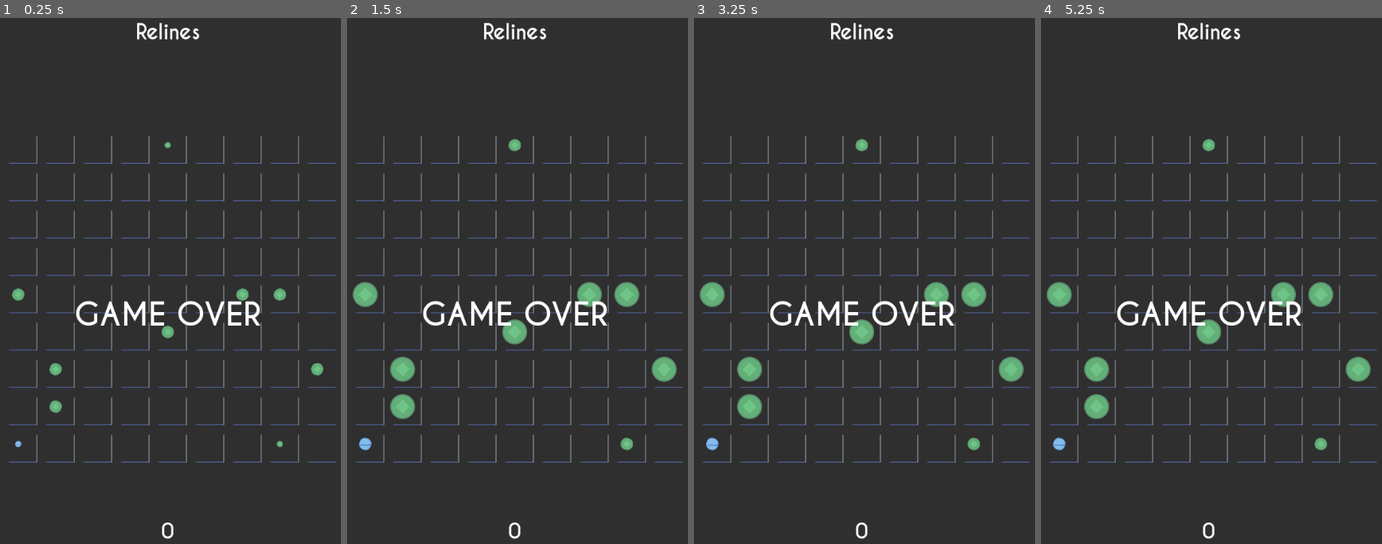
Above: before the commit, frames 1-4 (left to right).
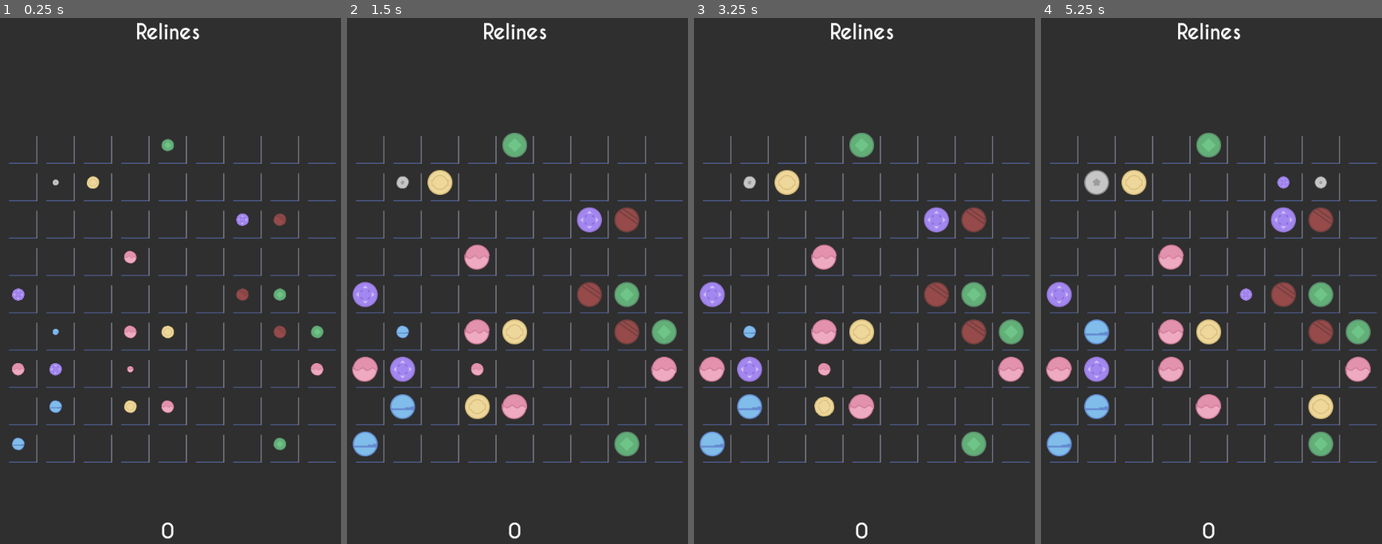
Above: after the commit, the same moments.

Repository: hangduykhiem/Simpline
Game: Godot game, scene res://GameBoard.tscn
Same seed, same stepped clock (60 frames per second), same inputs: the game is played once before the commit and once after it.
Inputs (mouse positions are in pixels of both pictures, inside the frame that each line leads up to):
- Up to frame 1 (0.25 s): no input
- Up to frame 2 (1.5 s): move the mouse to (595, 265) at 0.52 s; click (595, 265) at 0.67 s; tap Enter at 1.25 s; move the mouse to (439, 328) at 1.27 s; click (439, 328) at 1.42 s
- Up to frame 3 (3.25 s): tap Space at 2 s; move the mouse to (898, 154) at 2.02 s; click (898, 154) at 2.17 s; tap Enter at 2.75 s; move the mouse to (844, 423) at 2.77 s; click (844, 423) at 2.92 s
- Up to frame 4 (5.25 s): move the mouse to (1320, 391) at 3.52 s; click (1320, 391) at 3.67 s; move the mouse to (1095, 196) at 4.27 s; click (1095, 196) at 4.42 s; tap Space at 5 s; move the mouse to (1228, 296) at 5.02 s; click (1228, 296) at 5.17 s

The runs differ from the first frame. In frame 1, 2.4% of the frame differs, in the area x 3-95%, y 23-83%; in frame 2, 6.4%; in frame 3, 6.3%; in frame 4, 7.3%, in the area x 1-97%, y 21-84%.

Commit message:
Finish refactor + game over + bug fix

Diff:
--- a/GameBoard.gd
+++ b/GameBoard.gd
@@ -27,14 +27,21 @@
 var _score = 0
 var _all_balls = {}
 var _next_balls = {}
+var _ball_to_remove = []
+var _cur_delay = 0
 
 func _ready():
     _rng.randomize()
     _gl.grid_size = GRID_NUMBER
     _gl.connect("balls_appear", self, "_animate_balls_appearing")
     _gl.connect("ball_moved", self, "_animate_balls_movement")
-    _gl.connect("ball_moved_cleared", self, "_animate_clear_movement")
+    _gl.connect("lines_matched", self, "_animate_lines_clear")
+    _gl.connect("next_balls_growth", self, "_animate_next_balls_growth")
+    _gl.connect("movement_ended", self, "_handle_movement_ended")
+    _gl.connect("game_over", self, "_handle_game_over")
     _gl.init()
+    $HUD/GameOver.hide()
+    _moving = true
 
 
 func _input(event):
@@ -42,21 +49,26 @@
         var pos = _calculate_click_position(event.position)
         if (pos != null):
             if (_selected_pos != null):
-                var cur_x = _selected_pos.x
-                var cur_y = _selected_pos.y
-                _all_balls[Vector2(cur_x, cur_y)].toggle_selected()
+                var selected_ball = _all_balls[Vector2(_selected_pos.x, _selected_pos.y)]
+                selected_ball.toggle_selected()
                 if (!_all_balls.has(pos)):
+                    _moving = true
                     _gl.move_ball(_selected_pos, pos)
+                    _selected_pos = null
+                    return
 
             if (_all_balls.has(pos)):
                 _all_balls[pos].toggle_selected()
                 _selected_pos = pos
             else:
                 _selected_pos = null
+        else:
+            _gl.print_all_pos()
 
 
 func _animate_balls_movement(path):
     var ball = _all_balls[path[0]]
+
     var i = 1
     while (i < path.size()):
         var cur_pos = path[i]
@@ -68,35 +80,19 @@
         )
         i += 1
     $Tween.interpolate_property(ball, "rotation_degrees", 0, 360, (path.size() * 0.15), Tween.TRANS_CUBIC, Tween.EASE_IN_OUT, 0)
-    $Tween.start()
-    yield($Tween, "tween_all_completed")
-    emit_signal("_ball_movement_anim_complete")
     _all_balls[path[path.size() -1]] = _all_balls[path[0]]
     _all_balls.erase(path[0])
+    _cur_delay = _cur_delay + path.size() * 0.15
 
 
-func _animate_clear_movement(path, lines):
-    _animate_balls_movement(path)
-    yield(self, "_ball_movement_anim_complete")
-    _animate_clear(lines)
-
-func _animate_clear(result):
-    for ball_pos in result:
-        _score += 1
-        var ball = _gl.get_ball[ball_pos]
-        $Tween.interpolate_property(ball, "scale:x", 1, 0, .5, Tween.TRANS_CUBIC, Tween.EASE_IN_OUT, 0)
-        $Tween.interpolate_property(ball, "scale:y", 1, 0, .5, Tween.TRANS_CUBIC, Tween.EASE_IN_OUT, 0)
-    _update_score()
-    $Tween.start()
-
-    yield($Tween, "tween_all_completed")
-    for ball_pos in result:
-        _gl.remove_ball(ball_pos)
-    _moving = false
-
-
-func _update_score():
-    $HUD.get_node("Score").text = ("%d" % _score)
+func _animate_lines_clear(lines):
+    for ball_pos in lines:
+        var ball = _all_balls[ball_pos]
+        $Tween.interpolate_property(ball, "scale:x", 1, 0, .5, Tween.TRANS_CUBIC, Tween.EASE_IN_OUT, _cur_delay)
+        $Tween.interpolate_property(ball, "scale:y", 1, 0, .5, Tween.TRANS_CUBIC, Tween.EASE_IN_OUT, _cur_delay)
+        _ball_to_remove.append(_all_balls[ball_pos])
+        _all_balls.erase(ball_pos)
+    _cur_delay += 0.5
 
 
 func _animate_balls_appearing(balls: Dictionary, next_ball: bool) -> void:
@@ -116,30 +112,47 @@
 
         add_child_below_node($Grid, ball)
 
+        $Tween.interpolate_property(ball, "scale:x", 0, new_scale, .5, Tween.TRANS_CUBIC, Tween.EASE_IN_OUT, _cur_delay)
+        $Tween.interpolate_property(ball, "scale:y", 0, new_scale, .5, Tween.TRANS_CUBIC, Tween.EASE_IN_OUT, _cur_delay)
 
-        $Tween.interpolate_property(ball, "scale:x", 0, new_scale, .5, Tween.TRANS_CUBIC, Tween.EASE_IN_OUT, 0)
-        $Tween.interpolate_property(ball, "scale:y", 0, new_scale, .5, Tween.TRANS_CUBIC, Tween.EASE_IN_OUT, 0)
-
-    $Tween.start()
 
 ##
 # old_pos and new_pos arguments are only used in the case when one next_ball has
 # been overlapped by a movement. In other cases, next_balls should just appear.
 ##
-func _animate_next_balls_appearing(old_pos, new_pos):
+func _animate_next_balls_growth(old_pos, new_pos):
     if _next_balls.has(old_pos):
         var ball = _next_balls[old_pos]
-        ball.position = _calculate_center_position(new_pos.x, new_pos.y)
-        $Tween.interpolate_property(ball, "scale:x", 0, 1, .5, Tween.TRANS_CUBIC, Tween.EASE_IN_OUT, 0)
-        $Tween.interpolate_property(ball, "scale:y", 0, 1, .5, Tween.TRANS_CUBIC, Tween.EASE_IN_OUT, 0)
+        var new_position = _calculate_center_position(new_pos.x, new_pos.y)
+        $Tween.interpolate_property(ball, "position", null, new_position, .5, Tween.TRANS_CUBIC, Tween.EASE_IN_OUT, _cur_delay)
+        $Tween.interpolate_property(ball, "scale:x", 0, 1, .5, Tween.TRANS_CUBIC, Tween.EASE_IN_OUT, _cur_delay)
+        $Tween.interpolate_property(ball, "scale:y", 0, 1, .5, Tween.TRANS_CUBIC, Tween.EASE_IN_OUT, _cur_delay)
         _next_balls.erase(old_pos)
+        _all_balls[new_pos] = ball
 
     for pos in _next_balls.keys():
         var ball = _next_balls[pos]
-        $Tween.interpolate_property(ball, "scale:x", 0.5, 1, .5, Tween.TRANS_CUBIC, Tween.EASE_IN_OUT, 0)
-        $Tween.interpolate_property(ball, "scale:y", 0.5, 1, .5, Tween.TRANS_CUBIC, Tween.EASE_IN_OUT, 0)
+        _all_balls[pos] = ball
+        $Tween.interpolate_property(ball, "scale:x", 0.5, 1, .5, Tween.TRANS_CUBIC, Tween.EASE_IN_OUT, _cur_delay)
+        $Tween.interpolate_property(ball, "scale:y", 0.5, 1, .5, Tween.TRANS_CUBIC, Tween.EASE_IN_OUT, _cur_delay)
+
+    _cur_delay += 0.5
+    _next_balls.clear()
+
+
+func _handle_movement_ended(score):
     $Tween.start()
+    yield($Tween, "tween_all_completed")
+    _cur_delay = 0
+    _moving = false
+    for ball in _ball_to_remove:
+        if ball != null: ball.queue_free()
+    $HUD.get_node("Score").text = ("%d" % score)
 
+
+func _handle_game_over():
+    yield($Tween, "tween_all_completed")
+    $HUD/GameOver.show()
 
 func _calculate_center_position(x, y):
     var pos_x = MARGIN_HORIZONTAL + x * CELL_SIDE + CELL_SIDE / 2
--- a/GameLogic.gd
+++ b/GameLogic.gd
@@ -1,23 +1,31 @@
+extends Node2D
+
 export (int) var grid_size
 signal balls_appear(balls, is_next_ball)
+signal next_balls_growth(previous_pos, replacement_pos)
 signal ball_moved(path)
-signal ball_moved_clear(path, lines)
+signal lines_matched(lines)
+signal movement_ended(score)
+signal game_over()
 
 const GRID_NUMBER = 9
 const MAX_BALLS = 81
-const INITIAL_BALL_COUNT = 7
+const INITIAL_BALL_COUNT = 20
 const NEXT_BALLS_COUNT = 3
 var _astar = AStar2D.new()
 var _rng = RandomNumberGenerator.new()
 var _ball_grid = []
 var _ball_count = 7
 var _next_balls = {}
+var _score = 0
 
 func init():
     _rng.randomize()
+    _ball_count = INITIAL_BALL_COUNT
     _generate_grid()
     _generate_initial_balls()
     _generate_next_balls()
+    emit_signal("movement_ended", _score)
 
 
 func _generate_grid():
@@ -52,10 +60,10 @@
 
 
 func _generate_ball():
-    var id = _rng.randi_range(0, MAX_BALLS -1)
+    var id = _rng.randi_range(0, MAX_BALLS - 1)
     while (_ball_grid[id] != null):
-        id = _rng.randi_range(0, MAX_BALLS -1)
-    var color = _rng.randi_range(0, 0)
+        id = _rng.randi_range(0, MAX_BALLS - 1)
+    var color = _rng.randi_range(0, 6)
     return {"id": id, "color": color}
 
 
@@ -68,36 +76,104 @@
 
     while(_next_balls.size() < count):
         var id = _rng.randi_range(0, MAX_BALLS -1)
-        while _ball_grid[id] != null || _next_balls.has(id):
+        while _ball_grid[id] != null || _next_balls.keys().has(id):
             id = _rng.randi_range(0, MAX_BALLS -1)
-        var color = _rng.randi_range(0,6)
+        var color = _rng.randi_range(0, 6)
         _next_balls[id] = color
 
     var result = {}
+
     for id in _next_balls.keys():
         var position = _get_pos_from_id(id)
-        var color = _next_balls[id]
+        var color = _next_balls.get(id)
         result[position] = color
+
     emit_signal("balls_appear", result, true)
 
 
 func move_ball(from_pos, to_pos):
     var path = find_path(from_pos, to_pos)
-    if (path == null): pass
-    var id = _get_id_from_pos(from_pos.x, from_pos.y)
-    var new_id = _get_id_from_pos(to_pos.x, to_pos.y)
-    _ball_grid[new_id] = _ball_grid[id]
-    _ball_grid[id] = null
-    _astar.set_point_disabled(id, false)
-    _astar.set_point_disabled(new_id, true)
-
-    var lines_matched = _check_score(new_id)
-    if lines_matched != null:
-        emit_signal("ball_moved_clear", path, lines_matched)
-
-
-func get_ball(pos):
-    return _ball_grid[_get_id_from_pos(pos.x, pos.y)]
+
+    if (path == null):
+        emit_signal("movement_ended", _score)
+        return
+
+    var from_id = _get_id_from_pos(from_pos.x, from_pos.y)
+    var to_id = _get_id_from_pos(to_pos.x, to_pos.y)
+    _ball_grid[to_id] = _ball_grid[from_id]
+    _ball_grid[from_id] = null
+    _astar.set_point_disabled(from_id, false)
+    _astar.set_point_disabled(to_id, true)
+    emit_signal("ball_moved", path)
+    var lines_matched = _check_score(to_id)
+
+    if lines_matched.size() > 0:
+        _handle_line_matched(lines_matched)
+        emit_signal("movement_ended", _score)
+        return
+
+    var id_to_replace
+    for _next_ball_id in _next_balls.keys():
+        if _next_ball_id == to_id:
+            id_to_replace = _next_ball_id
+
+    if id_to_replace != null:
+        var replacement_id = _get_next_ball_replacement_id()
+        _next_balls[replacement_id] = _next_balls.get(id_to_replace)
+        _next_balls.erase(id_to_replace)
+        var previous_pos = _get_pos_from_id(id_to_replace)
+        var replacement_pos = _get_pos_from_id(replacement_id)
+        emit_signal("next_balls_growth", previous_pos, replacement_pos)
+    else:
+        emit_signal("next_balls_growth", null, null)
+
+
+    var debug = []
+    for _next_pos in _next_balls.keys():
+        debug.append({_get_pos_from_id(_next_pos): _next_balls.get(_next_pos)} )
+    for next_ball_id in _next_balls.keys():
+        if _next_balls.get(next_ball_id) != null:
+            _astar.set_point_disabled(next_ball_id, true)
+            _ball_grid[next_ball_id] = _next_balls.get(next_ball_id)
+            _ball_count += 1
+            lines_matched = _check_score(next_ball_id)
+            if (lines_matched.size() > 0):
+                _handle_line_matched(lines_matched)
+
+
+    _next_balls.clear()
+    _generate_next_balls()
+
+    emit_signal("movement_ended", _score)
+
+    if (_ball_count == MAX_BALLS):
+        emit_signal("game_over")
+    if (_ball_count != _true_ball_count()):
+        push_error("wtf")
+
+func _true_ball_count():
+    var count = 0
+    for ball in _ball_grid:
+        if ball != null:
+            count +=1
+    return count
+
+
+func _handle_line_matched(lines):
+    emit_signal("lines_matched", lines)
+    for pos in lines:
+        var id = _get_id_from_pos(pos.x, pos.y)
+        _astar.set_point_disabled(id, false)
+        _ball_grid[id] = null
+        _score += 1
+        _ball_count -= 1
+
+
+func _get_next_ball_replacement_id():
+    var id = _rng.randi_range(0, MAX_BALLS -1)
+    while _ball_grid[id] != null || _next_balls.keys().has(id):
+        id = _rng.randi_range(0, MAX_BALLS -1)
+    return id
 
 
 func find_path(from_pos, to_pos):
@@ -176,7 +252,6 @@
 
 func _get_id_from_pos(x, y):
     return x * grid_size + y
-
 
 func _get_pos_from_id(id):
     var x: int = floor(id / GRID_NUMBER)
@@ -205,3 +280,9 @@
 
     result.append(path[path.size() -1])
     return result
+
+
+func print_all_pos():
+    for i in range(0, MAX_BALLS -1):
+        if (_ball_grid[i] != null):
+            print(_get_pos_from_id(i), ": exist")
